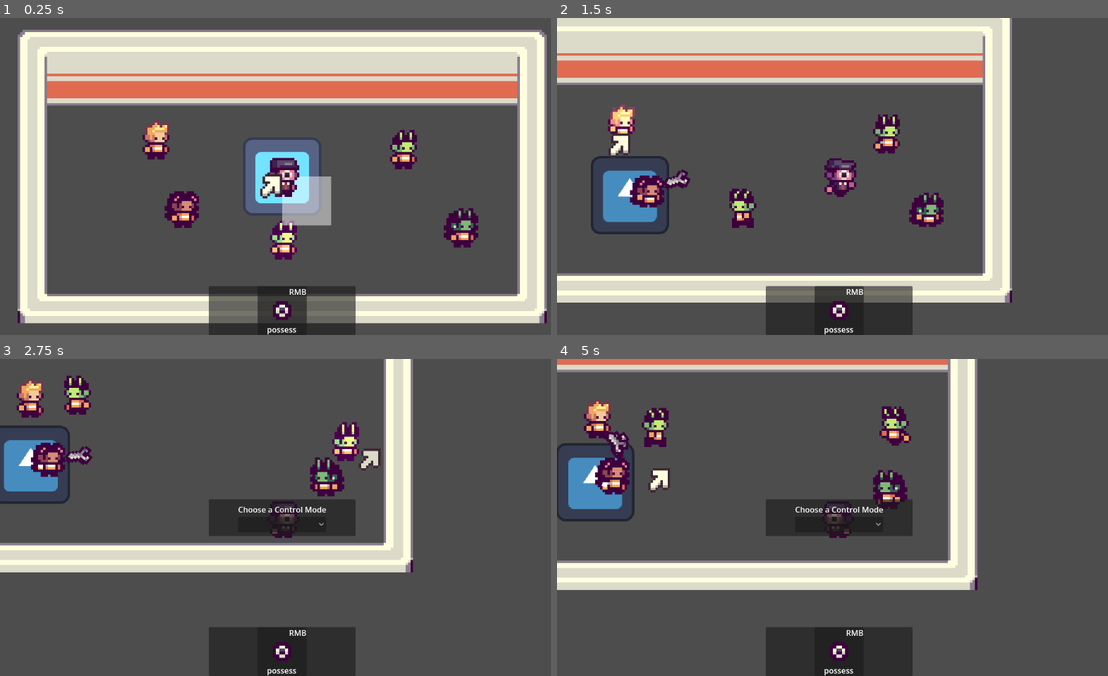
Above: before the commit, frames 1-4 (two rows, left to right).
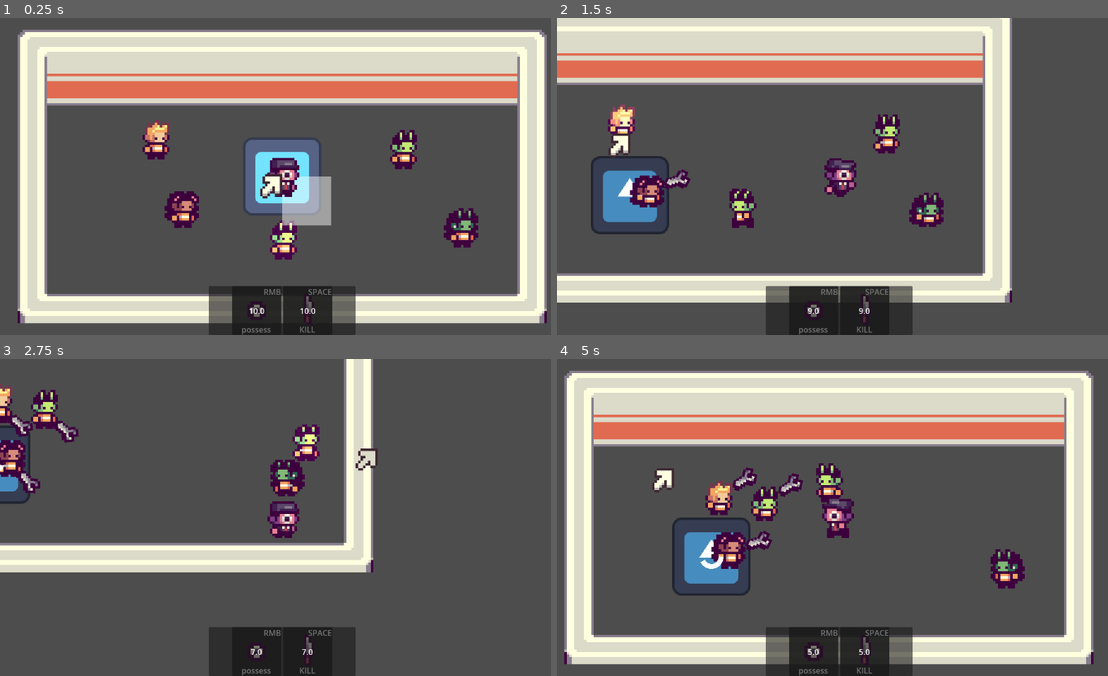
Above: after the commit, the same moments.

Repository: EEGAR1/summer-game-jam
Game: Godot game, scene res://scenes/main.tscn
The game is run twice, just before and just after one commit, with the same random seed, the same clock (stepped at 60 frames per second) and the same inputs. The engine's default icon, where the game draws it, is replaced by a stand-in: a white triangle on a blue panel in a dark square.
Inputs (mouse positions are in pixels of both pictures, inside the frame that each line leads up to):
- Up to frame 1 (0.25 s): no input
- Up to frame 2 (1.5 s): move the mouse to (738, 208) at 0.52 s; press the mouse at (738, 208) at 0.53 s; hold D (move_right) 0.53-1.28 s; move the mouse to (628, 138) at 1.27 s; release the mouse at (628, 138) at 1.28 s; hold S (move_down) from 1.28 s (still down); click (628, 138) at 1.35 s
- Up to frame 3 (2.75 s): move the mouse to (380, 447) at 2.02 s; release S (move_down) at 2.03 s; press the mouse at (380, 447) at 2.03 s; hold D (move_right) from 2.03 s (still down); right-click (380, 447) at 2.1 s
- Up to frame 4 (5 s): move the mouse to (634, 393) at 2.77 s; release D (move_right) at 2.78 s; release the mouse at (634, 393) at 2.78 s; hold W (move_up) 2.78-3.53 s; click (634, 393) at 2.85 s; move the mouse to (876, 488) at 3.52 s; press the mouse at (876, 488) at 3.53 s; hold A (move_left) from 3.53 s (still down); tap Space (kill, bound only after the commit) at 4.15 s; move the mouse to (667, 469) at 4.27 s; release the mouse at (667, 469) at 4.28 s; right-click (667, 469) at 4.35 s; click (667, 469) at 4.55 s

The runs differ from the first frame. In frame 1, 1.4% of the frame differs, in the area x 42-61%, y 85-100%; in frame 2, 1.1%; in frame 3, 16%; in frame 4, 56%, in the area x 0-98%, y 0-100%.

Commit message:
Kill action & Action cooldowns

Diff:
--- a/project.godot
+++ b/project.godot
@@ -64,6 +64,11 @@
 "events": [Object(InputEventKey,"resource_local_to_scene":false,"resource_name":"","device":-1,"window_id":0,"alt_press …(195 unchanged characters)…
 ]
 }
+kill={
+"deadzone": 0.2,
+"events": [Object(InputEventKey,"resource_local_to_scene":false,"resource_name":"","device":-1,"window_id":0,"alt_pressed":false,"shift_pressed":false,"ctrl_pressed":false,"meta_pressed":false,"pressed":false,"keycode":0,"physical_keycode":32,"key_label":0,"unicode":32,"location":0,"echo":false,"script":null)
+]
+}
 
 [physics]
 
--- /dev/null
+++ b/scenes/abilities/visual/kill_ability_visual.tscn
@@ -0,0 +1,67 @@
+[gd_scene format=3 uid="uid://c8c6xdt3daq2m"]
+
+[ext_resource type="Script" uid="uid://bmgahswgbxgkw" path="res://scripts/ability_visual.gd" id="1_7l7lt"]
+[ext_resource type="Texture2D" uid="uid://daek53w6kd3hb" path="res://items/knife.png" id="1_ho2n8"]
+
+[node name="KillAbilityVisual" type="Panel" unique_id=1600126590]
+custom_minimum_size = Vector2(100, 100)
+script = ExtResource("1_7l7lt")
+
+[node name="TextureRect" type="TextureRect" parent="." unique_id=2016903157]
+layout_mode = 1
+anchors_preset = -1
+anchor_top = 0.16
+anchor_right = 0.84
+anchor_bottom = 1.0
+grow_horizontal = 2
+grow_vertical = 2
+texture = ExtResource("1_ho2n8")
+metadata/_edit_use_anchors_ = true
+
+[node name="Control" type="Label" parent="." unique_id=336308720]
+layout_mode = 1
+anchors_preset = 1
+anchor_left = 1.0
+anchor_right = 1.0
+offset_left = -40.0
+offset_bottom = 23.0
+grow_horizontal = 0
+text = "SPACE"
+horizontal_alignment = 2
+
+[node name="Name" type="Label" parent="." unique_id=1606283665]
+layout_mode = 1
+anchors_preset = 12
+anchor_top = 1.0
+anchor_right = 1.0
+anchor_bottom = 1.0
+offset_top = -23.0
+grow_horizontal = 2
+grow_vertical = 0
+text = "KILL"
+horizontal_alignment = 1
+
+[node name="CooldownPanel" type="Panel" parent="." unique_id=996997780]
+layout_mode = 1
+anchors_preset = 15
+anchor_right = 1.0
+anchor_bottom = 1.0
+grow_horizontal = 2
+grow_vertical = 2
+
+[node name="Label" type="Label" parent="CooldownPanel" unique_id=248000381]
+layout_mode = 1
+anchors_preset = 8
+anchor_left = 0.5
+anchor_top = 0.5
+anchor_right = 0.5
+anchor_bottom = 0.5
+offset_left = -20.0
+offset_top = -11.5
+offset_right = 20.0
+offset_bottom = 11.5
+grow_horizontal = 2
+grow_vertical = 2
+text = "3.0"
+horizontal_alignment = 1
+vertical_alignment = 1
--- a/scenes/abilities/visual/possess_ability_visual.tscn
+++ b/scenes/abilities/visual/possess_ability_visual.tscn
@@ -1,9 +1,11 @@
 [gd_scene format=3 uid="uid://cn472bl2uam0t"]
 
+[ext_resource type="Script" uid="uid://bmgahswgbxgkw" path="res://scripts/ability_visual.gd" id="1_2cc7v"]
 [ext_resource type="Texture2D" uid="uid://c7oakqh5k8q2j" path="res://items/icon_possess.png" id="1_yq84v"]
 
 [node name="PossessAbilityVisual" type="Panel" unique_id=1600126590]
 custom_minimum_size = Vector2(100, 100)
+script = ExtResource("1_2cc7v")
 
 [node name="TextureRect" type="TextureRect" parent="." unique_id=2016903157]
 layout_mode = 1
@@ -36,3 +38,28 @@
 grow_vertical = 0
 text = "possess"
 horizontal_alignment = 1
+
+[node name="CooldownPanel" type="Panel" parent="." unique_id=497820218]
+layout_mode = 1
+anchors_preset = 15
+anchor_right = 1.0
+anchor_bottom = 1.0
+grow_horizontal = 2
+grow_vertical = 2
+
+[node name="Label" type="Label" parent="CooldownPanel" unique_id=1817508093]
+layout_mode = 1
+anchors_preset = 8
+anchor_left = 0.5
+anchor_top = 0.5
+anchor_right = 0.5
+anchor_bottom = 0.5
+offset_left = -20.0
+offset_top = -11.5
+offset_right = 20.0
+offset_bottom = 11.5
+grow_horizontal = 2
+grow_vertical = 2
+text = "3.0"
+horizontal_alignment = 1
+vertical_alignment = 1
--- a/scenes/main.tscn
+++ b/scenes/main.tscn
@@ -13,6 +13,9 @@
 [ext_resource type="Texture2D" uid="uid://bq7eb0qibadev" path="res://ui/mouse.png" id="8_ya4ey"]
 [ext_resource type="SpriteFrames" uid="uid://bphy573855qul" path="res://people/player.tres" id="10_choun"]
 [ext_resource type="Script" uid="uid://yena36rmjeot" path="res://scripts/possess_item.gd" id="13_trceg"]
+[ext_resource type="Script" uid="uid://cngdflq51ni7n" path="res://scripts/kill_item.gd" id="14_a8y0u"]
+[ext_resource type="PackedScene" uid="uid://cn472bl2uam0t" path="res://scenes/abilities/visual/possess_ability_visual.tscn" id="14_jbj1t"]
+[ext_resource type="PackedScene" uid="uid://c8c6xdt3daq2m" path="res://scenes/abilities/visual/kill_ability_visual.tscn" id="15_jkv2x"]
 
 [sub_resource type="CircleShape2D" id="CircleShape2D_jyhfs"]
 radius = 5.0
@@ -52,6 +55,9 @@
 [sub_resource type="RectangleShape2D" id="RectangleShape2D_o6xl0"]
 size = Vector2(16, 16)
 
+[sub_resource type="CircleShape2D" id="CircleShape2D_a8y0u"]
+radius = 14.0
+
 [node name="Node2D" type="Node2D" unique_id=343001479]
 
 [node name="Citizen" parent="." unique_id=1228245065 instance=ExtResource("1_tbgi4")]
@@ -233,5 +239,19 @@
 
 [node name="PossessItem" type="Node2D" parent="Player/ItemsManager" unique_id=2127399228]
 script = ExtResource("13_trceg")
+active = true
+cooldown_time = 10.0
+ability_hint = ExtResource("14_jbj1t")
+
+[node name="KillItem" type="Node2D" parent="Player/ItemsManager" unique_id=1896081109]
+script = ExtResource("14_a8y0u")
+active = true
+cooldown_time = 10.0
+ability_hint = ExtResource("15_jkv2x")
+
+[node name="Area2D" type="Area2D" parent="Player/ItemsManager/KillItem" unique_id=1097515510]
+
+[node name="CollisionShape2D" type="CollisionShape2D" parent="Player/ItemsManager/KillItem/Area2D" unique_id=816578662]
+shape = SubResource("CircleShape2D_a8y0u")
 
 [connection signal="item_selected" from="Player/CanvasLayer/Window/ControlItemPanel/VBoxContainer/OptionButton" to="Player/ItemsManager/PossessItem" method="_on_option_button_item_selected"]
--- /dev/null
+++ b/scripts/ability_visual.gd
@@ -0,0 +1,23 @@
+extends Control
+
+var ref : Node
+
+var remaining_time : float
+var active := false
+
+@onready var cooldown_panel: Panel = $CooldownPanel
+@onready var label: Label = $CooldownPanel/Label
+
+# Called when the node enters the scene tree for the first time.
+func _ready() -> void:
+	pass # Replace with function body.
+
+
+# Called every frame. 'delta' is the elapsed time since the previous frame.
+func _process(delta: float) -> void:
+	remaining_time = ref.current_time
+	active = ref.active
+
+	cooldown_panel.visible = !active
+	label.text = str(round(remaining_time))
+	label.visible = remaining_time > 0.0
--- a/scripts/classes/player_item.gd
+++ b/scripts/classes/player_item.gd
@@ -1,11 +1,45 @@
 class_name PlayerItem extends Node2D
+
+@export var active := false
+@export var cooldown_time := 0.0
+@onready var current_time = cooldown_time
+@export var ability_hint : PackedScene
 
 func _init() -> void:
 	ready.connect(internal_ready)
 
-var ability_hint : PackedScene
+
 func internal_ready():
 	if is_instance_valid(get_tree()):	await get_tree().process_frame
 	var ah = ability_hint.instantiate()
 	Globals.ability_holder.add_child(ah)
 	ah.global_position = Globals.ability_holder.global_position
+	ah.ref = self
+
+func _process(delta: float) -> void:
+	current_time -= delta
+
+	_always(delta)
+
+	active = _check_active(delta)
+
+	if current_time > 0.0:
+		active = false
+
+	if !active:
+		return
+	else:
+		_while_active(delta)
+
+func _check_active(delta : float) -> bool:
+	return false
+
+func _while_active(delta : float) -> void:
+	pass
+
+func _always(delta : float) -> void:
+	pass
+
+func use() -> void:
+	active = false
+	current_time = cooldown_time
--- /dev/null
+++ b/scripts/kill_item.gd
@@ -0,0 +1,21 @@
+extends PlayerItem
+
+
+# Called when the node enters the scene tree for the first time.
+func _ready() -> void:
+	ability_hint = preload("uid://c8c6xdt3daq2m")
+
+@onready var area_2d: Area2D = $Area2D
+var ovrlp : Array :
+	get():
+		return area_2d.get_overlapping_bodies().filter(func(x): return x is Person)
+
+func _check_active(delta : float) -> bool:
+	print(len(ovrlp) > 0)
+	return len(ovrlp) > 0
+
+func _while_active(delta : float) -> void:
+	if Input.is_action_just_pressed("kill"):
+		var target = ovrlp[0] as Person
+		target.dead = true
+		use()
--- a/scripts/possess_item.gd
+++ b/scripts/possess_item.gd
@@ -18,11 +18,15 @@
 	get():
 		return Globals.mouse.get_overlapping_bodies().filter(func(x): return x is Person)
 
+func _check_active(delta : float) -> bool:
+	return true
+
 var window_open := false
 var label_showing := false
 var target : Person
 var paused := false
-func _process(delta: float) -> void:
+
+func _always(delta : float) -> void:
 	if paused:
 		Engine.time_scale = lerp(Engine.time_scale, 0.05, delta * 5)
 		AudioServer.playback_speed_scale = lerp(AudioServer.playback_speed_scale, 0.05, delta * 5)
@@ -30,12 +34,13 @@
 		Engine.time_scale = lerp(Engine.time_scale, 1.0, delta * 5)
 		AudioServer.playback_speed_scale = lerp(AudioServer.playback_speed_scale, 1.0, delta * 5)
 
+	control_item_panel.visible = window_open
+	control_item_label.visible = label_showing
+
+func _while_active(delta : float) -> void:
 	if len(ovrlp) > 0 and Input.is_action_just_pressed("m2"):
 		window_open = true
 		target = ovrlp[0]
-
-	control_item_panel.visible = window_open
-	control_item_label.visible = label_showing
 
 	if window_open:
 		paused = true
@@ -43,7 +48,6 @@
 		if Input.is_action_just_pressed("esc"):
 			exit_control_item_panel()
 	elif label_showing:
-		# TODO: FIX!!!
 		if Input.is_action_just_pressed("m1"):
 			var victim
 			if len(ovrlp) > 0: victim = ovrlp[0]
@@ -73,6 +77,7 @@
 func exit_control_item_label():
 	paused = false
 	label_showing = false
+	use()
 
 func _on_option_button_item_selected(index: int) -> void:
 	select = index as SELECTION_TYPE
Not shown, added: scripts/ability_visual.gd.uid
Not shown, added: scripts/kill_item.gd.uid
